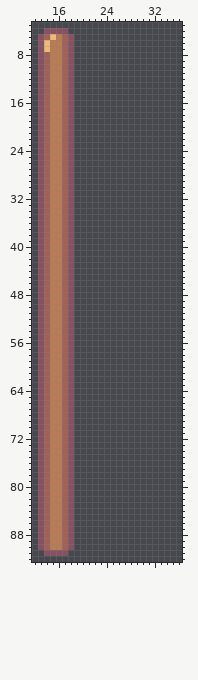
Pixel-art file: Assets/Art/BBQ.aseprite. Above, as it was before the edit.
96x96 pixels, 1 frame. Shown: x 12..36, y 3..92.
New version:
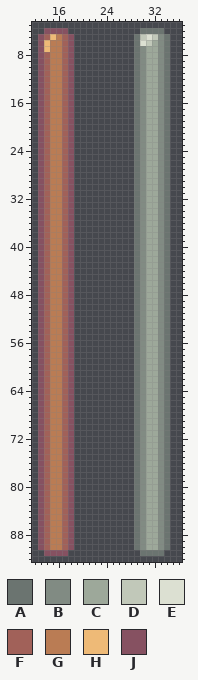
Palette (. is transparent): A #6b7470  B #818b83  C #9da89a  D #c1c8b9  E #dce0d2  F #a16159  G #ba7c54  H #eeba77  J #865161
What changed:
layer "wood #2" added
--- layer "wood #2"
@@ x 27..36 @@
  3 ..........
- 4 ..........
- 5 ..........
- 6 ..........
- 7 ..........
- 8 ..........
- 9 ..........
-10 ..........
-11 ..........
-12 ..........
-13 ..........
-14 ..........
-15 ..........
-16 ..........
-17 ..........
-18 ..........
-19 ..........
-20 ..........
-21 ..........
-22 ..........
-23 ..........
-24 ..........
-25 ..........
-26 ..........
-27 ..........
-28 ..........
-29 ..........
-30 ..........
-31 ..........
-32 ..........
-33 ..........
-34 ..........
-35 ..........
-36 ..........
-37 ..........
-38 ..........
-39 ..........
-40 ..........
-41 ..........
-42 ..........
-43 ..........
-44 ..........
-45 ..........
-46 ..........
-47 ..........
-48 ..........
-49 ..........
-50 ..........
-51 ..........
-52 ..........
-53 ..........
-54 ..........
-55 ..........
-56 ..........
-57 ..........
-58 ..........
-59 ..........
-60 ..........
-61 ..........
-62 ..........
-63 ..........
-64 ..........
-65 ..........
-66 ..........
-67 ..........
-68 ..........
-69 ..........
-70 ..........
-71 ..........
-72 ..........
-73 ..........
-74 ..........
-75 ..........
-76 ..........
-77 ..........
-78 ..........
-79 ..........
-80 ..........
-81 ..........
-82 ..........
-83 ..........
-84 ..........
-85 ..........
-86 ..........
-87 ..........
-88 ..........
-89 ..........
-90 ..........
-91 ..........
+ 4 ...AAAA...
+ 5 ..ADEDBA..
+ 6 ..AEDCBA..
+ 7 ..ABCCBA..
+ 8 ..ABCCBA..
+ 9 ..ABCCBA..
+10 ..ABCCBA..
+11 ..ABCCBA..
+12 ..ABCCBA..
+13 ..ABCCBA..
+14 ..ABCCBA..
+15 ..ABCCBA..
+16 ..ABCCBA..
+17 ..ABCCBA..
+18 ..ABCCBA..
+19 ..ABCCBA..
+20 ..ABCCBA..
+21 ..ABCCBA..
+22 ..ABCCBA..
+23 ..ABCCBA..
+24 ..ABCCBA..
+25 ..ABCCBA..
+26 ..ABCCBA..
+27 ..ABCCBA..
+28 ..ABCCBA..
+29 ..ABCCBA..
+30 ..ABCCBA..
+31 ..ABCCBA..
+32 ..ABCCBA..
+33 ..ABCCBA..
+34 ..ABCCBA..
+35 ..ABCCBA..
+36 ..ABCCBA..
+37 ..ABCCBA..
+38 ..ABCCBA..
+39 ..ABCCBA..
+40 ..ABCCBA..
+41 ..ABCCBA..
+42 ..ABCCBA..
+43 ..ABCCBA..
+44 ..ABCCBA..
+45 ..ABCCBA..
+46 ..ABCCBA..
+47 ..ABCCBA..
+48 ..ABCCBA..
+49 ..ABCCBA..
+50 ..ABCCBA..
+51 ..ABCCBA..
+52 ..ABCCBA..
+53 ..ABCCBA..
+54 ..ABCCBA..
+55 ..ABCCBA..
+56 ..ABCCBA..
+57 ..ABCCBA..
+58 ..ABCCBA..
+59 ..ABCCBA..
+60 ..ABCCBA..
+61 ..ABCCBA..
+62 ..ABCCBA..
+63 ..ABCCBA..
+64 ..ABCCBA..
+65 ..ABCCBA..
+66 ..ABCCBA..
+67 ..ABCCBA..
+68 ..ABCCBA..
+69 ..ABCCBA..
+70 ..ABCCBA..
+71 ..ABCCBA..
+72 ..ABCCBA..
+73 ..ABCCBA..
+74 ..ABCCBA..
+75 ..ABCCBA..
+76 ..ABCCBA..
+77 ..ABCCBA..
+78 ..ABCCBA..
+79 ..ABCCBA..
+80 ..ABCCBA..
+81 ..ABCCBA..
+82 ..ABCCBA..
+83 ..ABCCBA..
+84 ..ABCCBA..
+85 ..ABCCBA..
+86 ..ABCCBA..
+87 ..ABCCBA..
+88 ..ABCCBA..
+89 ..ABCCBA..
+90 ..ABCCBA..
+91 ...AAAA...
 92 ..........
